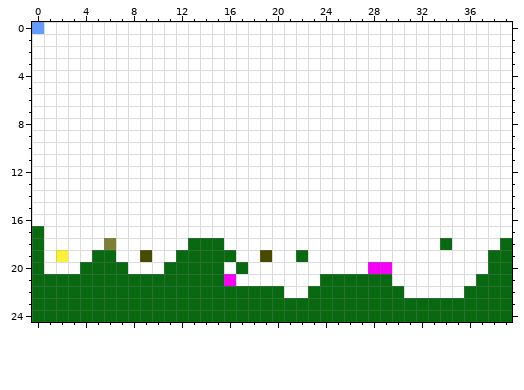
One commit to this pixel-art sprite: src/res/fases/level2.png. Above: the version before the commit.
The file is 40x25 pixels.
The result:
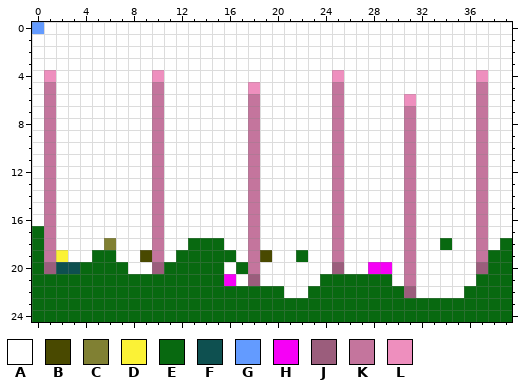
Palette (. is transparent): A #ffffff  B #494900  C #808033  D #fbf236  E #086910  F #0e5050  G #639bff  H #f600f6  J #9b5d7c  K #c4759d  L #ee8fbe
The edit:
@@ x 0..39 @@
  3 AAAAAAAAAAAAAAAAAAAAAAAAAAAAAAAAAAAAAAAA
- 4 AAAAAAAAAAAAAAAAAAAAAAAAAAAAAAAAAAAAAAAA
- 5 AAAAAAAAAAAAAAAAAAAAAAAAAAAAAAAAAAAAAAAA
- 6 AAAAAAAAAAAAAAAAAAAAAAAAAAAAAAAAAAAAAAAA
- 7 AAAAAAAAAAAAAAAAAAAAAAAAAAAAAAAAAAAAAAAA
- 8 AAAAAAAAAAAAAAAAAAAAAAAAAAAAAAAAAAAAAAAA
- 9 AAAAAAAAAAAAAAAAAAAAAAAAAAAAAAAAAAAAAAAA
-10 AAAAAAAAAAAAAAAAAAAAAAAAAAAAAAAAAAAAAAAA
-11 AAAAAAAAAAAAAAAAAAAAAAAAAAAAAAAAAAAAAAAA
-12 AAAAAAAAAAAAAAAAAAAAAAAAAAAAAAAAAAAAAAAA
-13 AAAAAAAAAAAAAAAAAAAAAAAAAAAAAAAAAAAAAAAA
-14 AAAAAAAAAAAAAAAAAAAAAAAAAAAAAAAAAAAAAAAA
-15 AAAAAAAAAAAAAAAAAAAAAAAAAAAAAAAAAAAAAAAA
-16 AAAAAAAAAAAAAAAAAAAAAAAAAAAAAAAAAAAAAAAA
-17 EAAAAAAAAAAAAAAAAAAAAAAAAAAAAAAAAAAAAAAA
-18 EAAAAACAAAAAAEEEAAAAAAAAAAAAAAAAAAEAAAAE
-19 EADAAEEAABAAEEEEEAABAAEAAAAAAAAAAAAAAAEE
-20 EAAAEEEEAAAEEEEEAEAAAAAAAAAAHHAAAAAAAAEE
-21 EEEEEEEEEEEEEEEEHAAAAAAAEEEEEEAAAAAAAEEE
-22 EEEEEEEEEEEEEEEEEEEEEAAEEEEEEEEAAAAAEEEE
+ 4 ALAAAAAAAALAAAAAAAAAAAAAALAAAAAAAAAAALAA
+ 5 AKAAAAAAAAKAAAAAAALAAAAAAKAAAAAAAAAAAKAA
+ 6 AKAAAAAAAAKAAAAAAAKAAAAAAKAAAAALAAAAAKAA
+ 7 AKAAAAAAAAKAAAAAAAKAAAAAAKAAAAAKAAAAAKAA
+ 8 AKAAAAAAAAKAAAAAAAKAAAAAAKAAAAAKAAAAAKAA
+ 9 AKAAAAAAAAKAAAAAAAKAAAAAAKAAAAAKAAAAAKAA
+10 AKAAAAAAAAKAAAAAAAKAAAAAAKAAAAAKAAAAAKAA
+11 AKAAAAAAAAKAAAAAAAKAAAAAAKAAAAAKAAAAAKAA
+12 AKAAAAAAAAKAAAAAAAKAAAAAAKAAAAAKAAAAAKAA
+13 AKAAAAAAAAKAAAAAAAKAAAAAAKAAAAAKAAAAAKAA
+14 AKAAAAAAAAKAAAAAAAKAAAAAAKAAAAAKAAAAAKAA
+15 AKAAAAAAAAKAAAAAAAKAAAAAAKAAAAAKAAAAAKAA
+16 AKAAAAAAAAKAAAAAAAKAAAAAAKAAAAAKAAAAAKAA
+17 EKAAAAAAAAKAAAAAAAKAAAAAAKAAAAAKAAAAAKAA
+18 EKAAAACAAAKAAEEEAAKAAAAAAKAAAAAKAAEAAKAE
+19 EKDAAEEAABKAEEEEEAKBAAEAAKAAAAAKAAAAAKEE
+20 EJFFEEEEAAJEEEEEAEKAAAAAAJAAHHAKAAAAAJEE
+21 EEEEEEEEEEEEEEEEHAJAAAAAEEEEEEAKAAAAAEEE
+22 EEEEEEEEEEEEEEEEEEEEEAAEEEEEEEEJAAAAEEEE
 23 EEEEEEEEEEEEEEEEEEEEEEEEEEEEEEEEEEEEEEEE
Changed places in both pictures, as pixel boxes (x1, y1, x2, y2):
changed: (44, 70, 80, 274)
changed: (152, 70, 164, 274)
changed: (332, 70, 344, 274)
changed: (476, 70, 488, 274)
changed: (248, 82, 260, 286)
changed: (404, 94, 416, 298)
